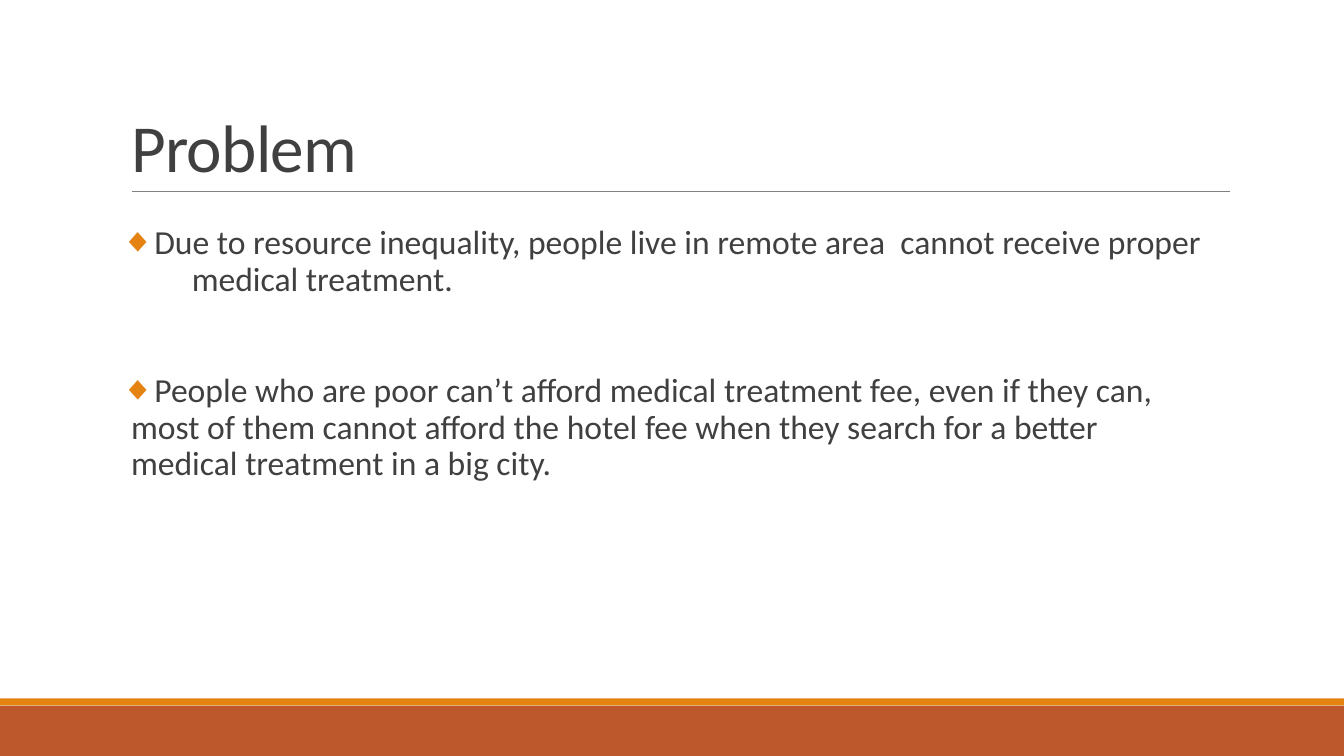
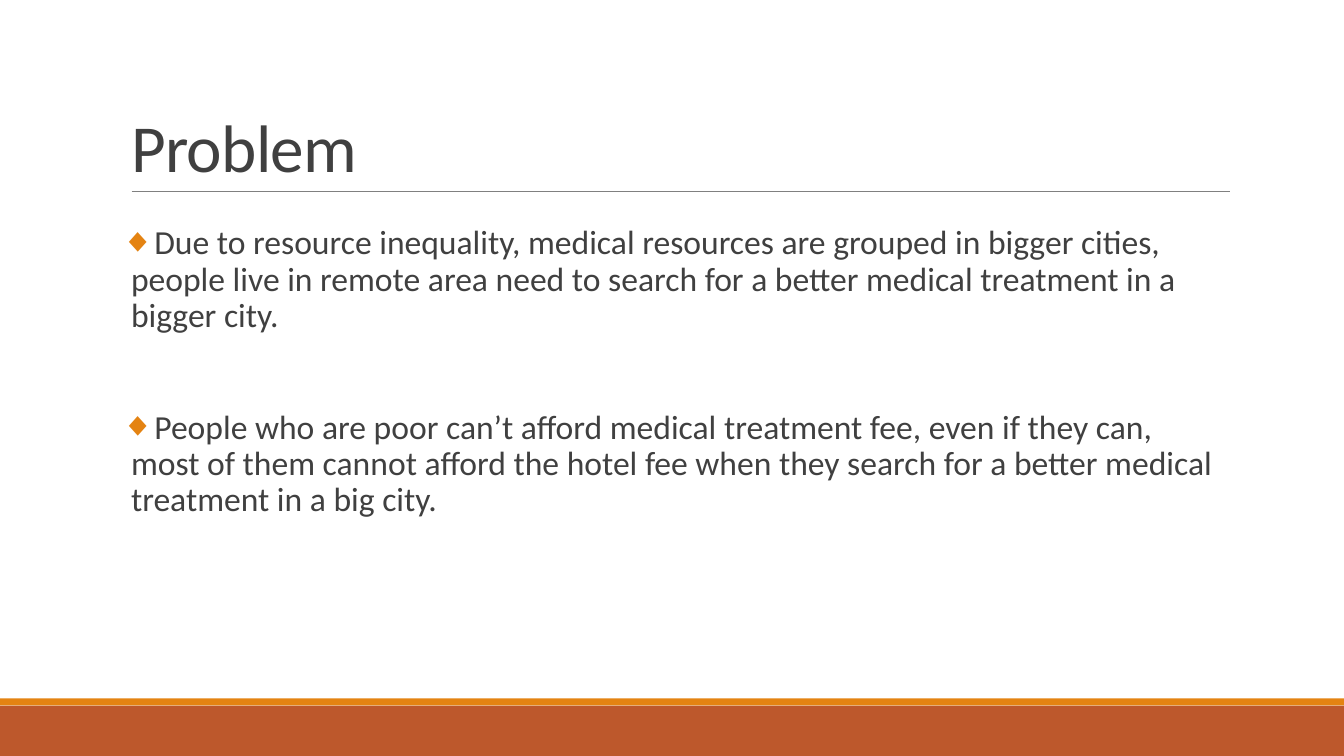
Before and after one commit to louis33217/Project, a slide deck: slide 3 of Final project/INFO 5100 Final Project.pptx. Drawn at 1344x756 pixels with LibreOffice and Linux fonts; fonts in the diff are those of the drawing. Boxes give left, top, right and bottom in pixels: in the first picture for what was removed or moved away, otherwise in the second. Text is boxed around its words. In the diff, an @@ line names an element or a change of style, - is before the commit and + after.

Commit message:
update PPT

```diff
--- a/Final project/INFO 5100 Final Project.pptx
+++ b/Final project/INFO 5100 Final Project.pptx
@@ text at (131,230,1175,333): text changed @@
-◆ Due to resource inequality, people live in remote area cannot receive proper medical treatment.
+◆ Due to resource inequality, medical resources are grouped in bigger cities, people live in remote area need to search for a better medical treatment in a bigger city.
```
Also in this commit, not shown: 4 other slides changed, 4 slides added, 2 slides removed.
